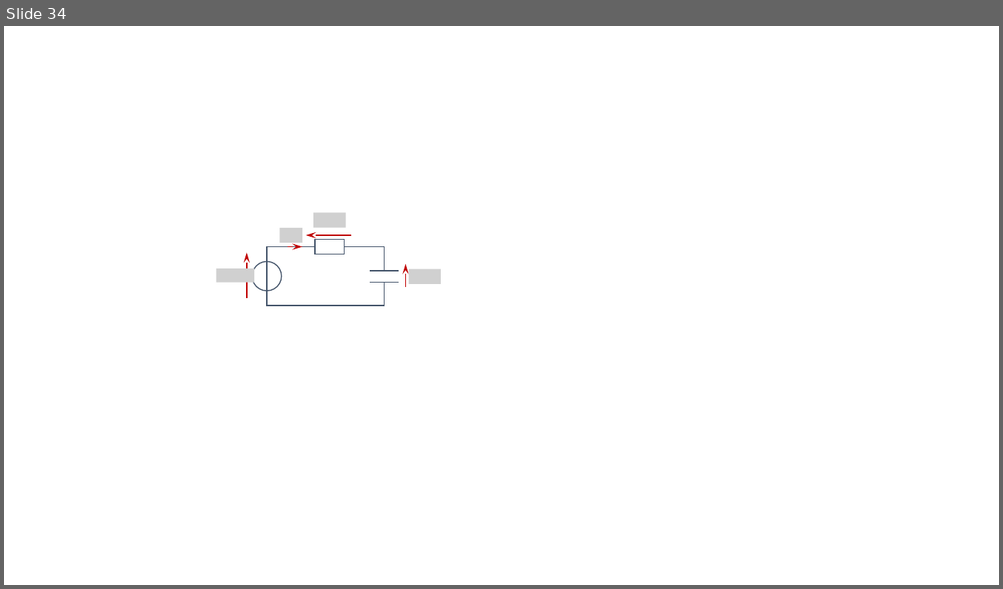
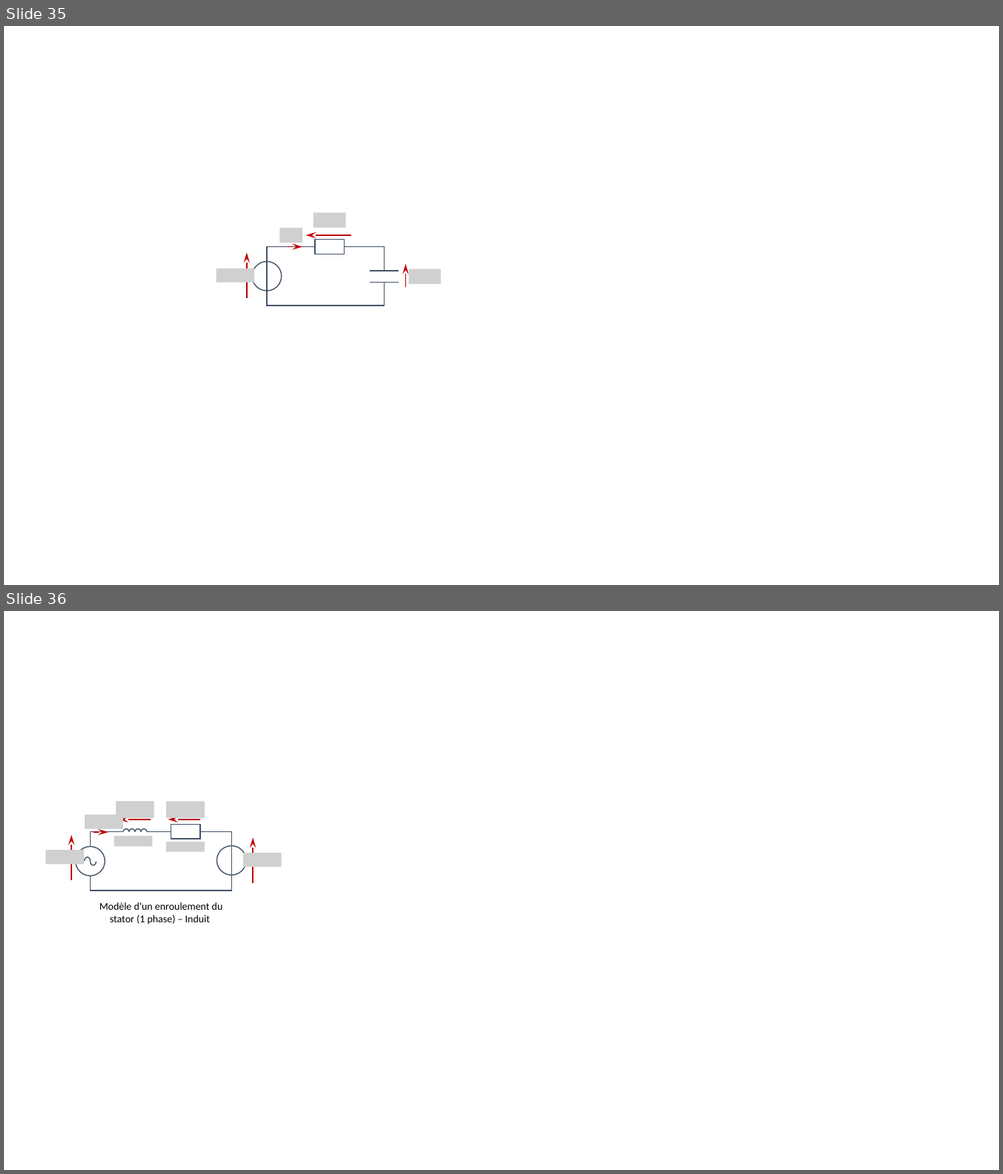
Before and after one commit to xpessoles/PT_GenieElectrique, a slide deck: 05_MachinesTriphasees/PT_GE_05_MS_Activite_02/images/PT_GE_05_MS_Activite_02.pptx. Shown one above the other, each under a label of ours: slide 34 before the commit, slides 35 and 36 after it. The pictures are 1003x589 and 1003x1174 pixels, drawn with LibreOffice and Linux fonts; fonts in the diff are those of the drawing; grey boxes stand for pictures; background and template pictures are left out. Boxes give left, top, right and bottom in pixels: in the first picture for what was removed or moved away, otherwise in the second. Text is boxed around its words. In the diff, an @@ line names an element or a change of style, - is before the commit and + after.

```diff
--- a/05_MachinesTriphasees/PT_GE_05_MS_Activite_02/images/PT_GE_05_MS_Activite_02.pptx
+++ b/05_MachinesTriphasees/PT_GE_05_MS_Activite_02/images/PT_GE_05_MS_Activite_02.pptx
@@ slide 36 added at (4,611,999,1170), background #FFFFFF @@
@@ picture added at (116,801,154,817) @@
@@ picture added at (166,801,204,817) @@
@@ picture added at (85,815,122,829) @@
@@ line added from (91, 847) to (91, 832), #44546A 1 pt @@
@@ line added from (123, 832) to (91, 832), #44546A 1 pt @@
@@ arrow added from (94, 832) to (108, 832), #C00000 1 pt @@
@@ arrow added from (151, 820) to (118, 820), #C00000 1 pt @@
@@ group added at (123,829,148,834): 4 arc (boxed as its full ellipse)s @@
@@ line added from (147, 832) to (170, 832), #44546A 1 pt @@
@@ arrow added from (200, 820) to (168, 820), #C00000 1 pt @@
@@ rectangle added at (170,824,200,839), fill #FFFFFF, outline #44546A 1 pt @@
@@ line added from (200, 832) to (232, 832), #44546A 1 pt @@
@@ line added from (232, 891) to (232, 832), #44546A 1 pt @@
@@ picture added at (45,851,84,865) @@
@@ arrow added from (71, 881) to (71, 834), #C00000 1 pt @@
@@ ellipse added at (76,847,105,876), fill #FFFFFF, outline #44546A 1 pt @@
@@ picture added at (114,836,153,847) @@
@@ picture added at (166,843,204,852) @@
@@ ellipse added at (216,846,246,875), outline #44546A 1 pt @@
@@ picture added at (243,853,281,867) @@
@@ arrow added from (253, 883) to (253, 838), #C00000 1 pt @@
@@ arc (boxed as its full ellipse) added at (85,857,91,866), outline #44546A 1 pt @@
@@ arc (boxed as its full ellipse) added at (91,857,96,866), outline #44546A 1 pt @@
@@ line added from (91, 876) to (91, 891), #44546A 1 pt @@
@@ line added from (91, 891) to (232, 891), #44546A 1 pt @@
@@ text added at (99,903,223,925), 10 pt, text #000000 @@
+Modèle d’un enroulement du stator (1 phase) – Induit
@@ what was slide 34 is now slide 35 @@
```
Also in this commit, not shown: 1 other slide added, 1 slide removed, 4 other files.
